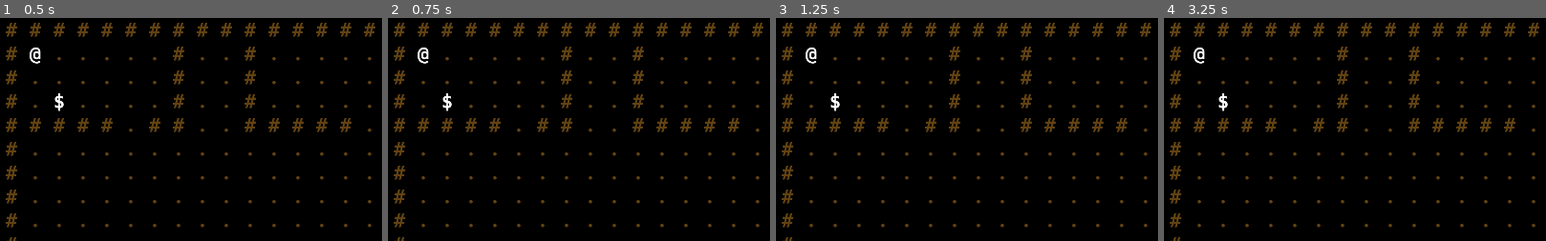
Above: before the commit, frames 1-4 (left to right).
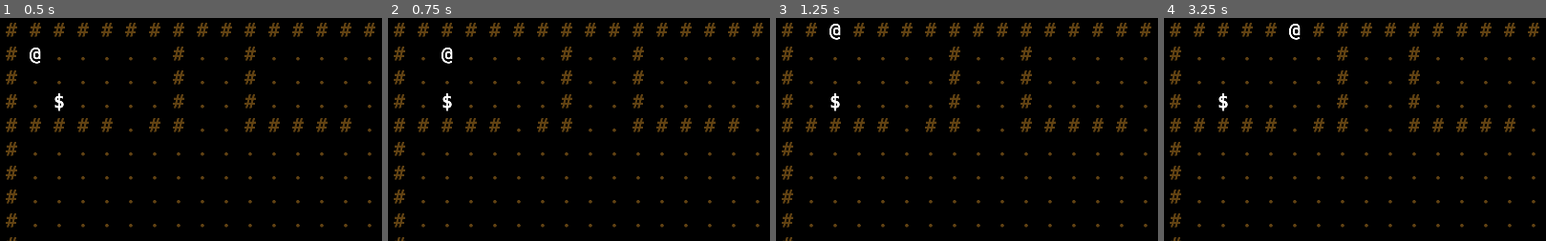
Above: after the commit, the same moments.

Repository: Mizar999/godot-roguelike
Game: Godot game, scene res://scenes/Main.tscn
The game is run twice, just before and just after one commit, with the same random seed, the same clock (stepped at 60 frames per second) and the same inputs.
Inputs:
- Up to frame 1 (0.5 s): no input
- Up to frame 2 (0.75 s): tap Enter at 0.5 s; tap Keypad 6 (e) at 0.6 s
- Up to frame 3 (1.25 s): tap Keypad 8 (n) at 0.8 s
- Up to frame 4 (3.25 s): tap Space at 1.25, 2.75 s; tap Keypad 8 (n) at 1.35 s; tap Keypad 9 (ne) at 1.55, 2.1 s; tap Enter at 2 s; tap Keypad 2 (s) at 2.3, 2.85 s; tap Keypad 3 (se) at 3.05 s
The pictures show only the part of the screen within x 0-50%, y 0-50%; the shares and areas given below are measured in that part.

Frame 1 is identical in both runs. In frame 2, 0.3% of the frame differs, in the area x 7-17%, y 13-21%; in frame 3, 0.3%, in the area x 7-17%, y 2-21%; in frame 4, 0.3%.

Commit message:
Add a basic scheduler

Diff:
--- a/godot/command/MovementCommand.gd
+++ b/godot/command/MovementCommand.gd
@@ -9,5 +9,15 @@
 	_dir = dir
 
 func execute(game: Game):
-	print(_dir) # TODO move the actor
+	var map = game.map
+	var new_cell = _actor.cell + _dir
+	if !map.is_floor_passable(new_cell):
+		return wait("'%s' cannot move to '%s'" % [_actor.describe(), _dir])
+
+	var entity = map.get_entity_at(new_cell)
+	if entity:
+		if entity.is_in_group("blocker"):
+			return fail("'%s' bumps into '%s'" % [_actor.describe(), entity.describe()])
+
+	game.move(_actor, new_cell)
 	success()
--- a/godot/data/Database.tscn
+++ b/godot/data/Database.tscn
@@ -21,6 +21,8 @@
 [node name="player" parent="actors" instance=ExtResource( 1 )]
 position = Vector2( 128, 0 )
 script = ExtResource( 2 )
+entity_name = "Player"
+blocks_movement = true
 
 [node name="Symbol" parent="actors/player" index="0"]
 region_rect = Rect2( 0, 256, 64, 64 )
--- a/godot/game/Game.gd
+++ b/godot/game/Game.gd
@@ -3,9 +3,10 @@
 
 var map
 var player
-var actors: Array
+var actors: Scheduler
 
 func _init(map_p):
+	actors = Scheduler.new()
 	map = map_p
 	player = spawn("actors/player", Vector2(1, 1))
 	spawn("props/statue", Vector2(2, 3))
@@ -17,19 +18,26 @@
 	# Cannot check for type 'Actor' with 'entity is Actor', because of cylcic reference
 	# see: https://github.com/godotengine/godot/issues/21461#issuecomment-578860188
 	if entity.has_method("take_turn"):
-		actors.push_back(entity)
+		actors.add(entity)
 	return entity
 
+func move(actor, cell: Vector2) -> void:
+	actor.cell = cell
+	actor.position = map.map_to_world(cell)
+
 func main_loop() -> void:
+	var actor
 	var command
 	var command_result
 	while true:
-		player.call_deferred("take_turn", self) # TODO replace player with actors array
-		command = yield(player, "acted")
+		if !command_result or command_result.result_type != command_result.ResultType.Wait:
+			actor = actors.next()
+			if actor == null:
+				break
+
+		actor.call_deferred("take_turn", self)
+		command = yield(actor, "acted")
 		command.call_deferred("execute", self)
 		command_result = yield(command, "executed")
-		if (command_result.result_type != command_result.ResultType.Success) and (command_result.message != ""):
+		if command_result.result_type != command_result.ResultType.Success and command_result.message != "":
 			print(command_result.message)
-
-func is_cell_passable(cell: Vector2) -> bool:
-	return false # TODO implement me
--- /dev/null
+++ b/godot/game/Scheduler.gd
@@ -0,0 +1,27 @@
+extends Reference
+class_name Scheduler
+
+var objects: Array
+var _current_index
+
+func _init():
+	_current_index = 0
+
+func add(obj):
+	objects.push_back(obj)
+
+func remove(obj):
+	objects.erase(obj)
+	_update_index()
+
+func next():
+	if objects.empty():
+		return null
+	var obj = objects[_current_index]
+	_current_index += 1
+	_update_index()
+	return obj
+
+func _update_index():
+	if _current_index >= objects.size():
+		_current_index = 0
--- a/godot/map/Map.gd
+++ b/godot/map/Map.gd
@@ -3,3 +3,12 @@
 func add_entity(entity) -> void:
 	add_child(entity)
 	entity.position = map_to_world(entity.cell)
+
+func is_floor_passable(cell: Vector2) -> bool:
+	return true # TODO implement me
+
+func get_entity_at(cell: Vector2):
+	for child in get_children():
+		if child.cell == cell:
+			return child
+	return null
--- a/godot/project.godot
+++ b/godot/project.godot
@@ -43,6 +43,11 @@
 "class": "Player",
 "language": "GDScript",
 "path": "res://entity/Player.gd"
+}, {
+"base": "Reference",
+"class": "Scheduler",
+"language": "GDScript",
+"path": "res://game/Scheduler.gd"
 } ]
 _global_script_class_icons={
 "Actor": "",
@@ -51,7 +56,8 @@
 "Entity": "",
 "Game": "",
 "MovementCommand": "",
-"Player": ""
+"Player": "",
+"Scheduler": ""
 }
 
 [application]
